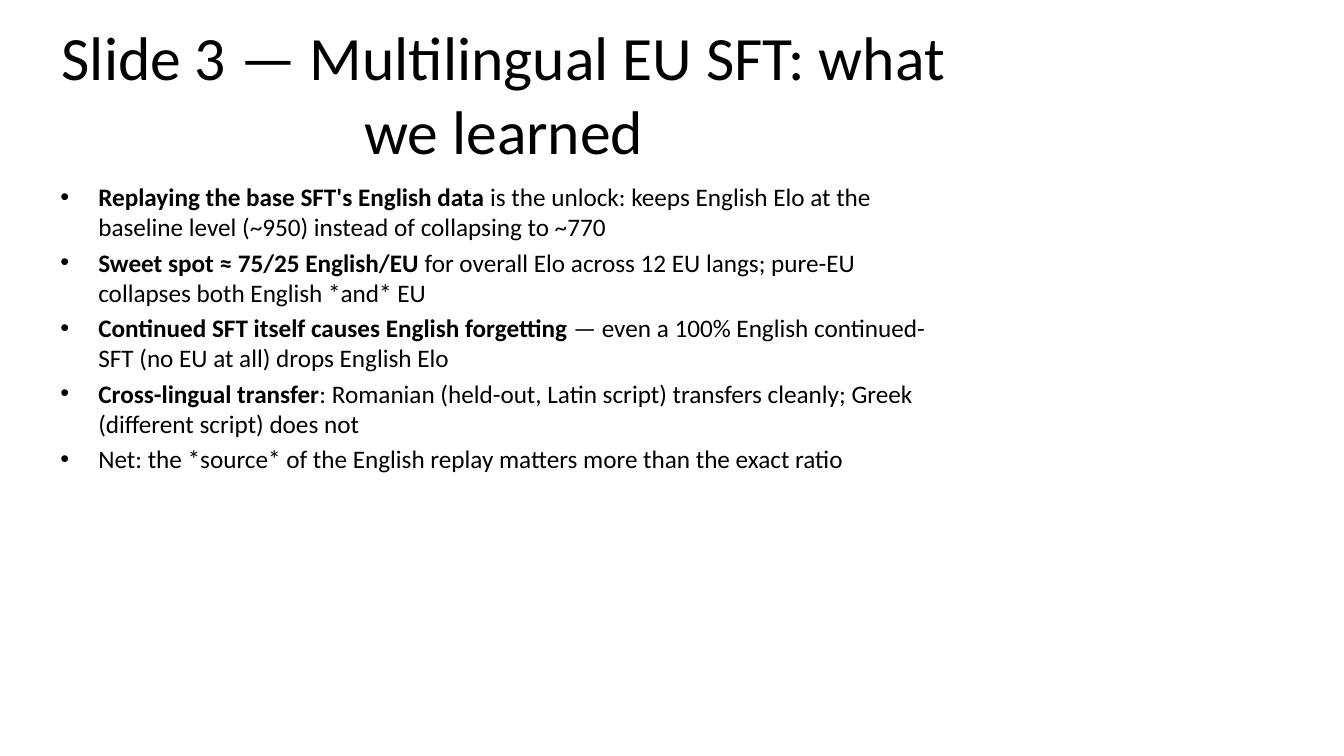
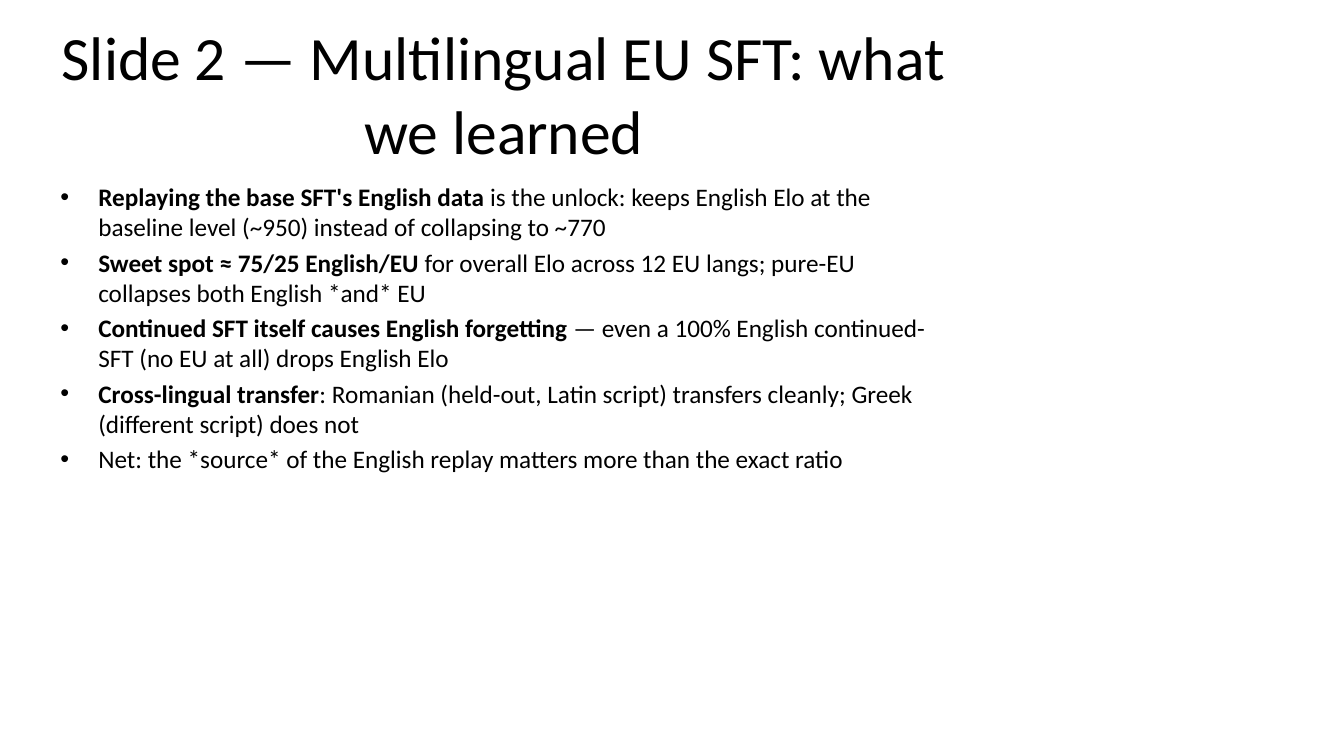
Before and after one commit to ferreirafabio/open-instruct, a slide deck: slide 3 of oellm/meetings/llms4eu_wp4/2026-04-28.pptx (slide 4 before the commit). Drawn at 1344x756 pixels with LibreOffice and Linux fonts; fonts in the diff are those of the drawing. Boxes give left, top, right and bottom in pixels: in the first picture for what was removed or moved away, otherwise in the second. Text is boxed around its words. In the diff, an @@ line names an element or a change of style, - is before the commit and + after.

```diff
--- a/oellm/meetings/llms4eu_wp4/2026-04-28.pptx
+++ b/oellm/meetings/llms4eu_wp4/2026-04-28.pptx
@@ title at bbox=[62, 37, 945, 155]: text changed @@
-Slide 3 — Multilingual EU SFT: what we learned
+Slide 2 — Multilingual EU SFT: what we learned
```
Also in this commit, not shown: 5 other slides changed, 1 slide removed, 1 other file.
